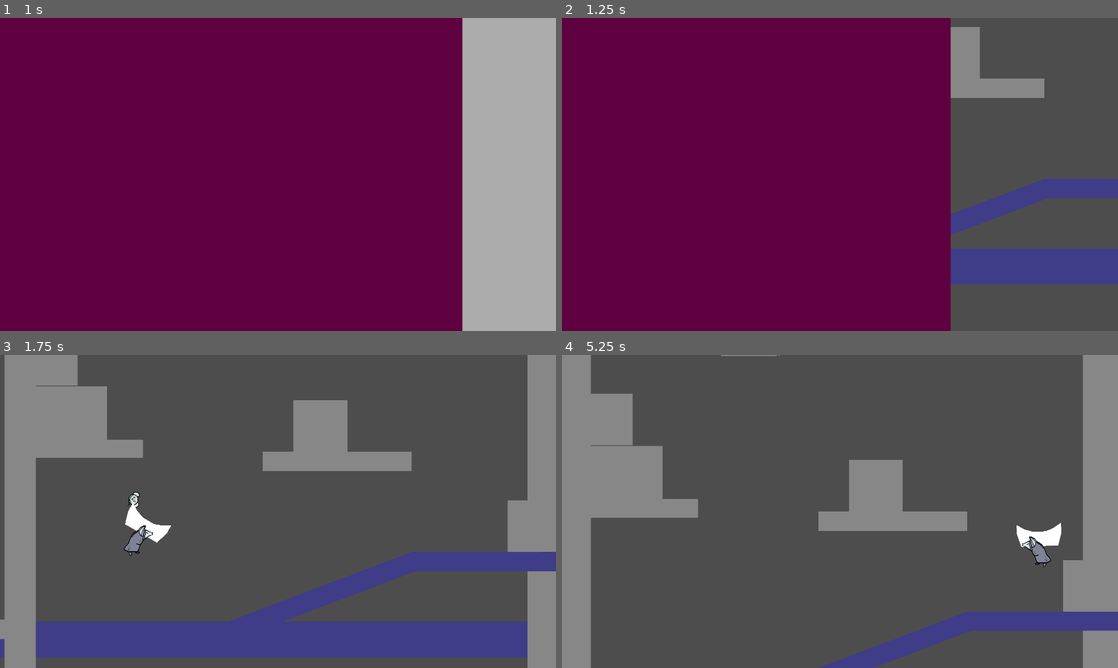
Above: before the commit, frames 1-4 (two rows, left to right).
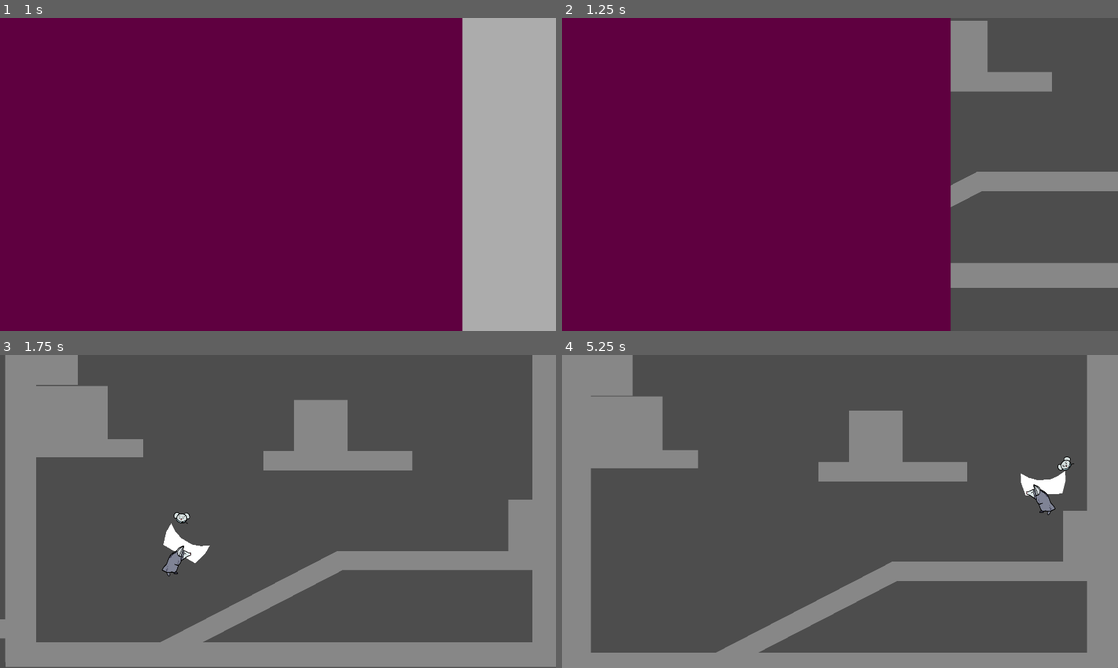
Above: after the commit, the same moments.

Repository: karasikrus/sib_jam_2023
Game: Godot game, scene res://scenes/menu/main_menu.tscn
The game is run twice, just before and just after one commit, with the same random seed, the same clock (stepped at 60 frames per second) and the same inputs.
Inputs:
- Up to frame 1 (1 s): click "Play" at 0.5 s
- Up to frame 2 (1.25 s): no input
- Up to frame 3 (1.75 s): hold Right (ui_right) from 1.28 s (still down); tap Space (jump) at 1.52 s
- Up to frame 4 (5.25 s): tap Space (jump) at 2.27, 3.77, 4.52 s; release Right (ui_right) at 2.78 s; hold Left (ui_left) 2.78-3.53 s; hold Right (ui_right) 3.53-5.03 s; hold Left (ui_left) from 5.03 s (still down)

Frame 1 is identical in both runs. In frame 2, 8.0% of the frame differs, in the area x 69-100%, y 0-87%; in frame 3, 21%; in frame 4, 23%, in the area x 5-100%, y 0-100%.

Commit message:
correct level on play button

Diff:
--- a/scenes/balance_proto/Game_Level.tscn
+++ b/scenes/balance_proto/Game_Level.tscn
@@ -7,6 +7,15 @@
 [ext_resource type="PackedScene" uid="uid://boak75g7sk8ig" path="res://scenes/platform/web_platform.tscn" id="5_jw2ia"]
 [ext_resource type="PackedScene" uid="uid://oxmhv6mj5eck" path="res://scenes/platform/launch_trigger.tscn" id="6_jbwx2"]
 
+[sub_resource type="Gradient" id="Gradient_i5sg7"]
+colors = PackedColorArray(1, 1, 1, 1, 0, 0, 0, 0)
+
+[sub_resource type="GradientTexture2D" id="GradientTexture2D_7lkxu"]
+gradient = SubResource("Gradient_i5sg7")
+fill = 1
+fill_from = Vector2(0.512821, 0.521368)
+fill_to = Vector2(0.884615, 0.0769231)
+
 [sub_resource type="PhysicsMaterial" id="PhysicsMaterial_nvdfq"]
 bounce = 1.0
 
@@ -15,11 +24,16 @@
 
 [node name="Main" type="Node2D"]
 
+[node name="CanvasModulate" type="CanvasModulate" parent="."]
+visible = false
+scale = Vector2(1, 0.991802)
+color = Color(0.266667, 0.266667, 0.266667, 1)
+
 [node name="BabyMouse" parent="." instance=ExtResource("1_j57vw")]
-position = Vector2(595, -4556)
+position = Vector2(159, 447)
 
 [node name="BalancePlayer" parent="." instance=ExtResource("2_gu3pf")]
-position = Vector2(597, -4454)
+position = Vector2(161, 549)
 scale = Vector2(2, 2)
 
 [node name="Camera2D" type="Camera2D" parent="BalancePlayer"]
@@ -33,6 +47,14 @@
 drag_vertical_enabled = true
 drag_bottom_margin = 0.3
 
+[node name="PointLight2D" type="PointLight2D" parent="BalancePlayer"]
+visible = false
+scale = Vector2(1, 0.999559)
+color = Color(0.458824, 0.823529, 0.654902, 1)
+energy = 2.0
+texture = SubResource("GradientTexture2D_7lkxu")
+texture_scale = 6.96
+
 [node name="Platforms" type="Node2D" parent="."]
 
 [node name="Platform" parent="Platforms" instance=ExtResource("3_ehvyx")]
@@ -75,6 +97,47 @@
 position = Vector2(773, -540)
 scale = Vector2(1.80661, 0.626969)
 
+[node name="Platform97" parent="Platforms" instance=ExtResource("3_ehvyx")]
+position = Vector2(-1707, -235)
+scale = Vector2(1.80661, 0.626969)
+
+[node name="Platform98" parent="Platforms" instance=ExtResource("3_ehvyx")]
+position = Vector2(-1545, -224)
+scale = Vector2(1.04661, 0.906969)
+
+[node name="Platform99" parent="Platforms" instance=ExtResource("3_ehvyx")]
+position = Vector2(-1936, -211)
+scale = Vector2(3.04661, 1.86697)
+
+[node name="Platform100" parent="Platforms" instance=ExtResource("3_ehvyx")]
+position = Vector2(-2277, -383)
+scale = Vector2(3.04661, 5.42697)
+
+[node name="Platform106" parent="Platforms" instance=ExtResource("3_ehvyx")]
+modulate = Color(0, 0.811765, 0.278431, 1)
+position = Vector2(-2928, -322)
+scale = Vector2(0.629037, 1.34421)
+
+[node name="Platform102" parent="Platforms" instance=ExtResource("3_ehvyx")]
+position = Vector2(-3296, -459)
+scale = Vector2(3.04661, 5.42697)
+
+[node name="Platform103" parent="Platforms" instance=ExtResource("3_ehvyx")]
+position = Vector2(-3142, -324)
+scale = Vector2(3.04661, 5.42697)
+
+[node name="Platform104" parent="Platforms" instance=ExtResource("3_ehvyx")]
+position = Vector2(-3298, -221)
+scale = Vector2(3.04661, 5.42697)
+
+[node name="Platform105" parent="Platforms" instance=ExtResource("3_ehvyx")]
+position = Vector2(-3114, -187)
+scale = Vector2(3.04661, 5.42697)
+
+[node name="Platform101" parent="Platforms" instance=ExtResource("3_ehvyx")]
+position = Vector2(-1780, -480)
+scale = Vector2(9.12661, 2.42697)
+
 [node name="Platform29" parent="Platforms" instance=ExtResource("3_ehvyx")]
 position = Vector2(480, -876)
 scale = Vector2(1.20661, 0.626969)
@@ -186,10 +249,6 @@
 position = Vector2(261, -1328)
 scale = Vector2(7.16661, 0.626969)
 
-[node name="Platform61" parent="Platforms" instance=ExtResource("3_ehvyx")]
-position = Vector2(-1093, -2636)
-scale = Vector2(7.16661, 0.626969)
-
 [node name="Platform67" parent="Platforms" instance=ExtResource("3_ehvyx")]
 position = Vector2(233, -2754)
 scale = Vector2(7.16661, 0.626969)
@@ -199,8 +258,24 @@
 scale = Vector2(1.212, 0.627)
 
 [node name="Platform76" parent="Platforms" instance=ExtResource("3_ehvyx")]
-position = Vector2(529, -3089)
-scale = Vector2(6.482, 0.627)
+position = Vector2(354, -3083)
+scale = Vector2(2.322, 4.34701)
+
+[node name="Platform93" parent="Platforms" instance=ExtResource("3_ehvyx")]
+position = Vector2(1034, -2741)
+scale = Vector2(2.082, 1.34701)
+
+[node name="Platform94" parent="Platforms" instance=ExtResource("3_ehvyx")]
+position = Vector2(844, -2854)
+scale = Vector2(1.162, 1.34701)
+
+[node name="Platform95" parent="Platforms" instance=ExtResource("3_ehvyx")]
+position = Vector2(1091, -2964)
+scale = Vector2(2.64201, 1.34701)
+
+[node name="Platform96" parent="Platforms" instance=ExtResource("3_ehvyx")]
+position = Vector2(857, -3070)
+scale = Vector2(1.162, 1.34701)
 
 [node name="Platform78" parent="Platforms" instance=ExtResource("3_ehvyx")]
 position = Vector2(307, -3385)
@@ -239,7 +314,7 @@
 scale = Vector2(1.382, 0.627)
 
 [node name="Platform85" parent="Platforms" instance=ExtResource("3_ehvyx")]
-position = Vector2(64, -2173)
+position = Vector2(46, -2174)
 scale = Vector2(1.20661, 0.626969)
 
 [node name="Platform55" parent="Platforms" instance=ExtResource("3_ehvyx")]
@@ -347,9 +422,9 @@
 scale = Vector2(2.33696, 0.627)
 
 [node name="Platform90" parent="Platforms" instance=ExtResource("3_ehvyx")]
-position = Vector2(741, -3143)
-rotation = 1.57183
-scale = Vector2(2.33696, 0.627)
+position = Vector2(588, -3184)
+rotation = 0.0976779
+scale = Vector2(5.68522, 0.627)
 
 [node name="Platform35" parent="Platforms" instance=ExtResource("3_ehvyx")]
 position = Vector2(-886, -1783)
@@ -462,8 +537,7 @@
 scale = Vector2(3.447, 0.68)
 
 [node name="WebPlatform" parent="." instance=ExtResource("5_jw2ia")]
-position = Vector2(134, -2817)
-rotation = 0.49832
+position = Vector2(150, -2796)
 scale = Vector2(2.725, 0.63)
 
 [node name="WebPlatform3" parent="." instance=ExtResource("5_jw2ia")]
@@ -491,6 +565,10 @@
 launch_force_y = -1500.0
 
 [node name="WebPlatform2" parent="." instance=ExtResource("5_jw2ia")]
-position = Vector2(651, -3145)
+position = Vector2(-61, -3282)
 rotation = -0.603811
 scale = Vector2(2.725, 0.63)
+
+[node name="Platform" parent="." instance=ExtResource("3_ehvyx")]
+position = Vector2(-828, -552)
+scale = Vector2(2.88, 1)
--- a/scenes/balance_proto/balance_player/balance_player.tscn
+++ b/scenes/balance_proto/balance_player/balance_player.tscn
@@ -11,6 +11,86 @@
 [ext_resource type="AudioStream" uid="uid://b15jsmpwmryok" path="res://sounds/steps/StepV2_4.wav" id="9_3y4qs"]
 [ext_resource type="AudioStream" uid="uid://cqp5kbc67f8hi" path="res://sounds/jump/Jump.wav" id="10_0xv5t"]
 [ext_resource type="AudioStream" uid="uid://6hvkgtyr6373" path="res://sounds/landing/Landing.wav" id="11_xp3kf"]
+
+[sub_resource type="Animation" id="Animation_odl7x"]
+length = 0.001
+tracks/0/type = "value"
+tracks/0/imported = false
+tracks/0/enabled = true
+tracks/0/path = NodePath("Sprite:frame")
+tracks/0/interp = 1
+tracks/0/loop_wrap = true
+tracks/0/keys = {
+"times": PackedFloat32Array(0),
+"transitions": PackedFloat32Array(1),
+"update": 1,
+"values": [0]
+}
+tracks/1/type = "value"
+tracks/1/imported = false
+tracks/1/enabled = true
+tracks/1/path = NodePath("Sprite:texture")
+tracks/1/interp = 1
+tracks/1/loop_wrap = true
+tracks/1/keys = {
+"times": PackedFloat32Array(0),
+"transitions": PackedFloat32Array(1),
+"update": 1,
+"values": [ExtResource("3_wjcf5")]
+}
+tracks/2/type = "value"
+tracks/2/imported = false
+tracks/2/enabled = true
+tracks/2/path = NodePath("Sprite:hframes")
+tracks/2/interp = 1
+tracks/2/loop_wrap = true
+tracks/2/keys = {
+"times": PackedFloat32Array(0),
+"transitions": PackedFloat32Array(1),
+"update": 1,
+"values": [2]
+}
+
+[sub_resource type="Animation" id="Animation_2fdub"]
+resource_name = "idle"
+length = 2.0
+loop_mode = 1
+tracks/0/type = "value"
+tracks/0/imported = false
+tracks/0/enabled = true
+tracks/0/path = NodePath("Sprite:hframes")
+tracks/0/interp = 1
+tracks/0/loop_wrap = true
+tracks/0/keys = {
+"times": PackedFloat32Array(0),
+"transitions": PackedFloat32Array(1),
+"update": 1,
+"values": [5]
+}
+tracks/1/type = "value"
+tracks/1/imported = false
+tracks/1/enabled = true
+tracks/1/path = NodePath("Sprite:texture")
+tracks/1/interp = 1
+tracks/1/loop_wrap = true
+tracks/1/keys = {
+"times": PackedFloat32Array(0),
+"transitions": PackedFloat32Array(1),
+"update": 1,
+"values": [ExtResource("3_jcsm7")]
+}
+tracks/2/type = "value"
+tracks/2/imported = false
+tracks/2/enabled = true
+tracks/2/path = NodePath("Sprite:frame")
+tracks/2/interp = 1
+tracks/2/loop_wrap = true
+tracks/2/keys = {
+"times": PackedFloat32Array(0, 0.5, 0.8, 1.1, 1.4, 1.7),
+"transitions": PackedFloat32Array(1, 1, 1, 1, 1, 1),
+"update": 1,
+"values": [0, 1, 2, 3, 4, 3]
+}
 
 [sub_resource type="Animation" id="Animation_3o8s8"]
 resource_name = "walk"
@@ -67,86 +147,6 @@
 }]
 }
 
-[sub_resource type="Animation" id="Animation_odl7x"]
-length = 0.001
-tracks/0/type = "value"
-tracks/0/imported = false
-tracks/0/enabled = true
-tracks/0/path = NodePath("Sprite:frame")
-tracks/0/interp = 1
-tracks/0/loop_wrap = true
-tracks/0/keys = {
-"times": PackedFloat32Array(0),
-"transitions": PackedFloat32Array(1),
-"update": 1,
-"values": [0]
-}
-tracks/1/type = "value"
-tracks/1/imported = false
-tracks/1/enabled = true
-tracks/1/path = NodePath("Sprite:texture")
-tracks/1/interp = 1
-tracks/1/loop_wrap = true
-tracks/1/keys = {
-"times": PackedFloat32Array(0),
-"transitions": PackedFloat32Array(1),
-"update": 1,
-"values": [ExtResource("3_wjcf5")]
-}
-tracks/2/type = "value"
-tracks/2/imported = false
-tracks/2/enabled = true
-tracks/2/path = NodePath("Sprite:hframes")
-tracks/2/interp = 1
-tracks/2/loop_wrap = true
-tracks/2/keys = {
-"times": PackedFloat32Array(0),
-"transitions": PackedFloat32Array(1),
-"update": 1,
-"values": [2]
-}
-
-[sub_resource type="Animation" id="Animation_2fdub"]
-resource_name = "idle"
-length = 2.0
-loop_mode = 1
-tracks/0/type = "value"
-tracks/0/imported = false
-tracks/0/enabled = true
-tracks/0/path = NodePath("Sprite:hframes")
-tracks/0/interp = 1
-tracks/0/loop_wrap = true
-tracks/0/keys = {
-"times": PackedFloat32Array(0),
-"transitions": PackedFloat32Array(1),
-"update": 1,
-"values": [5]
-}
-tracks/1/type = "value"
-tracks/1/imported = false
-tracks/1/enabled = true
-tracks/1/path = NodePath("Sprite:texture")
-tracks/1/interp = 1
-tracks/1/loop_wrap = true
-tracks/1/keys = {
-"times": PackedFloat32Array(0),
-"transitions": PackedFloat32Array(1),
-"update": 1,
-"values": [ExtResource("3_jcsm7")]
-}
-tracks/2/type = "value"
-tracks/2/imported = false
-tracks/2/enabled = true
-tracks/2/path = NodePath("Sprite:frame")
-tracks/2/interp = 1
-tracks/2/loop_wrap = true
-tracks/2/keys = {
-"times": PackedFloat32Array(0, 0.5, 0.8, 1.1, 1.4, 1.7),
-"transitions": PackedFloat32Array(1, 1, 1, 1, 1, 1),
-"update": 1,
-"values": [0, 1, 2, 3, 4, 3]
-}
-
 [sub_resource type="AnimationLibrary" id="AnimationLibrary_22kiq"]
 _data = {
 "RESET": SubResource("Animation_odl7x"),
@@ -241,6 +241,7 @@
 collision_mask = 4096
 
 [node name="StepsAudioPlayer" parent="." instance=ExtResource("5_0jrup")]
+volume_db = 20.0
 audio_streams = Array[AudioStream]([ExtResource("6_00h1i"), ExtResource("7_umasf"), ExtResource("8_45nvk"), ExtResource("9_3y4qs")])
 
 [node name="JumpAudioStreamPlayer" parent="." instance=ExtResource("5_0jrup")]
--- a/scenes/menu/main_menu.gd
+++ b/scenes/menu/main_menu.gd
@@ -4,7 +4,7 @@
 var options_scene = preload("res://scenes/menu/options_menu.tscn")
 
 func _ready():
-	%PlayButton.pressed.connect(on_play_pressed.bind("res://scenes/balance_proto/balance_proto_2.tscn"))
+	%PlayButton.pressed.connect(on_play_pressed.bind("res://scenes/balance_proto/Game_Level.tscn"))
 	%OptionsButton.pressed.connect(on_options_pressed)
 	%QuitButton.pressed.connect(on_quit_pressed)
 
Not shown: 1 places in scenes/balance_proto/Game_Level.tscn that only renumber resources
